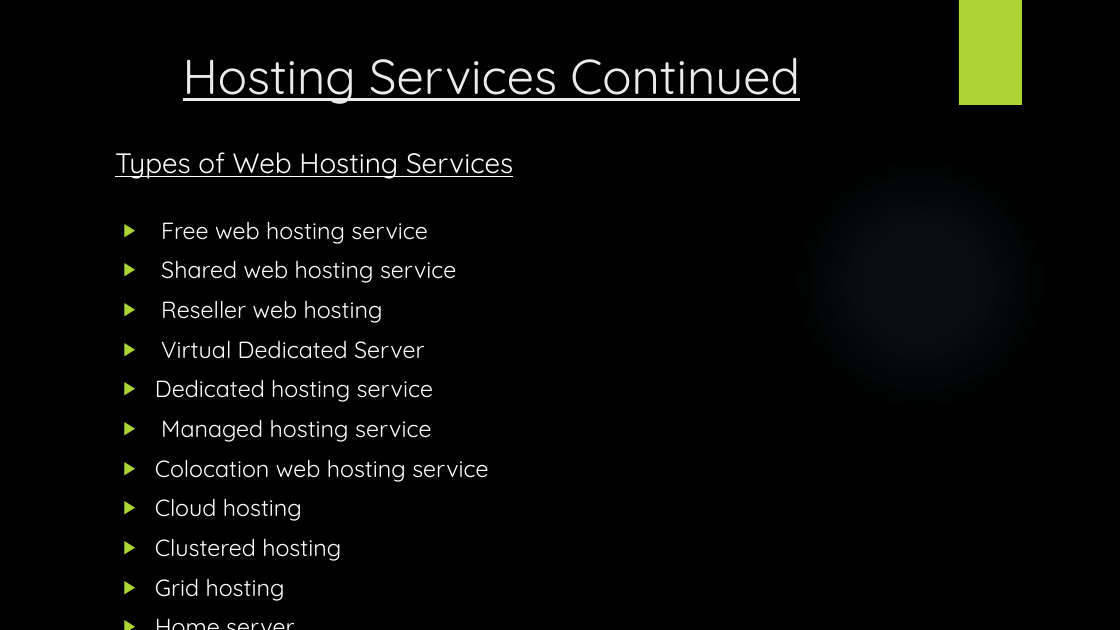
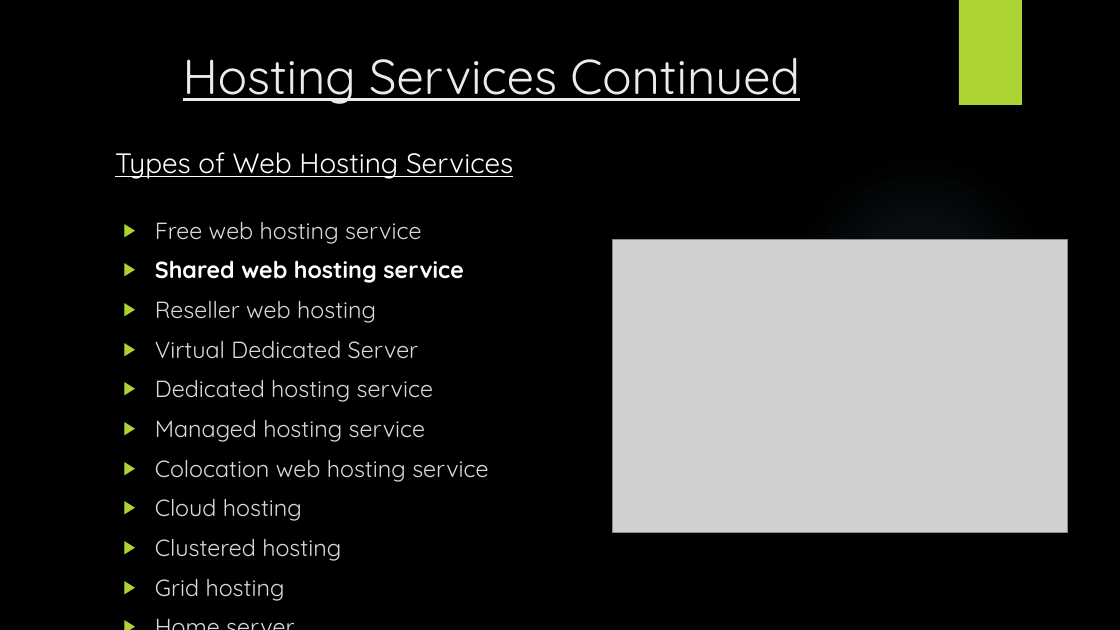
Before and after one commit to SAIT-OOSD-Team4/Group-Project, a slide deck: slide 7 of km3/KM3.pptx (slide 6 before the commit). Drawn at 1120x630 pixels with LibreOffice and Linux fonts; fonts in the diff are those of the drawing; grey boxes stand for pictures; background and template pictures are left out. Boxes give left, top, right and bottom in pixels: in the first picture for what was removed or moved away, otherwise in the second. Text is boxed around its words. In the diff, an @@ line names an element or a change of style, - is before the commit and + after.

```diff
--- a/km3/KM3.pptx
+++ b/km3/KM3.pptx
@@ text "Free web hosting service" at [155, 222, 488, 601]: text colour #FFFFFF to #D9D9D9 in "Free web hosting service", "Reseller web hosting", "Virtual Dedicated Server", "Dedicated hosting service" and 6 more places; bold on in "Shared web hosting service" @@
@@ picture added at [613, 239, 1068, 533] @@
```
Also in this commit, not shown: 2 other slides changed, 3 slides added.
